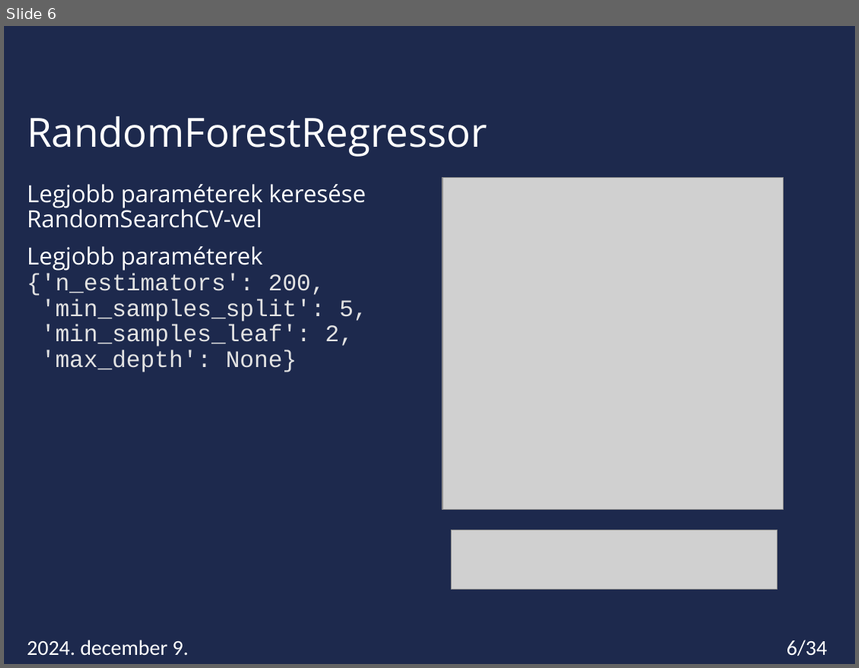
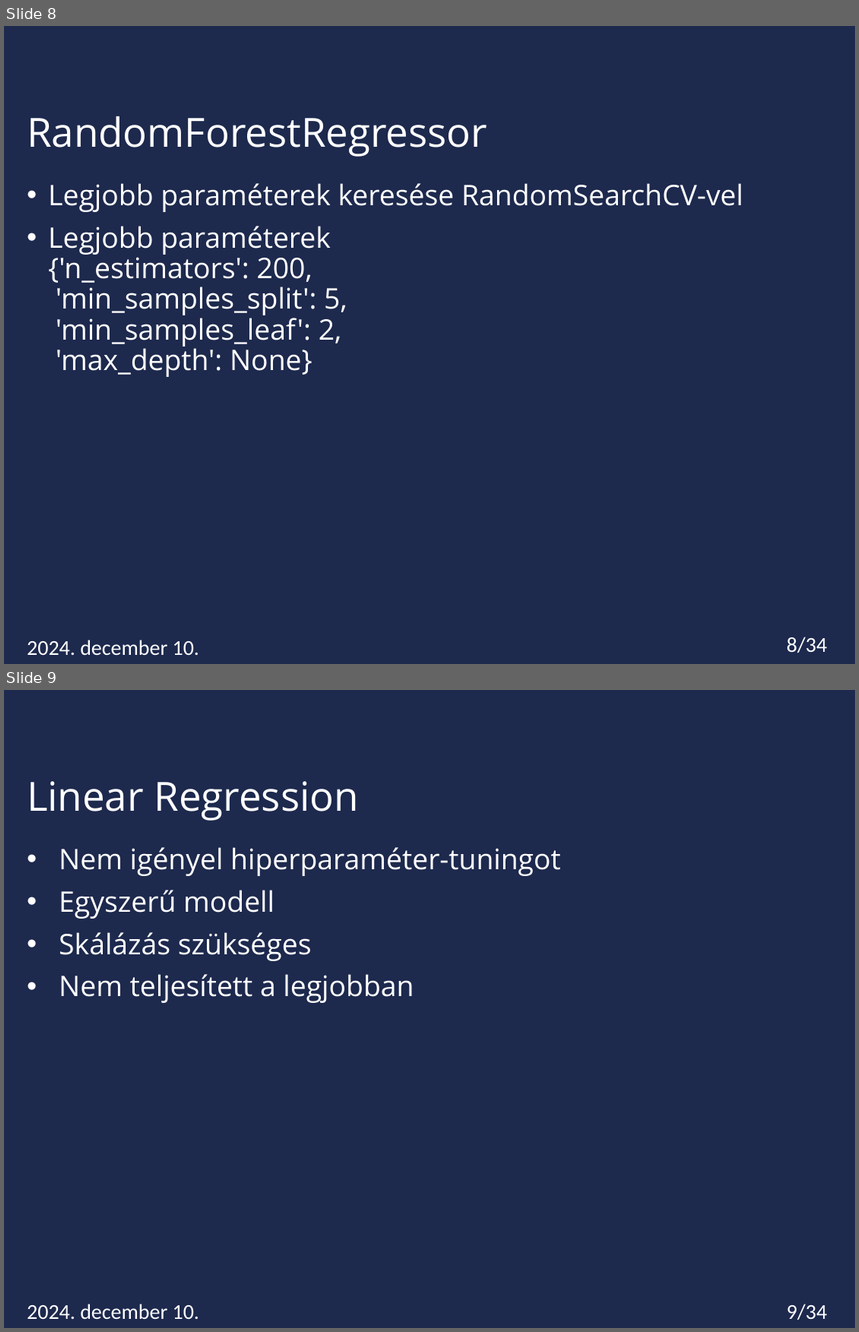
Before and after one commit to Miskota/Kaggle-laptop, a slide deck: laptop_regression.pptx. Shown one above the other, each under a label of ours: slide 6 before the commit, slides 8 and 9 after it. The pictures are 859x668 and 859x1332 pixels, drawn with LibreOffice and Linux fonts; fonts in the diff are those of the drawing; grey boxes stand for pictures; background and template pictures are left out. Boxes give left, top, right and bottom in pixels: in the first picture for what was removed or moved away, otherwise in the second. Text is boxed around its words. In the diff, an @@ line names an element or a change of style, - is before the commit and + after.

```diff
--- a/laptop_regression.pptx
+++ b/laptop_regression.pptx
@@ slide 9 added at [4, 690, 855, 1328], background #1D294D; not listed: 1 template element that a slide beside it also shows @@
@@ title added at [27, 781, 359, 821], 34 pt, text #FFFFFF @@
+Linear Regression
@@ text added at [59, 847, 561, 1003], 24 pt, text #FFFFFF @@
+• Nem igényel hiperparaméter-tuningot
+• Egyszerű modell
+• Skálázás szükséges
+• Nem teljesített a legjobban
@@ page number added at [787, 1304, 827, 1321], 18 pt, text #FFFFFF @@
+9/34
@@ what was slide 6 is now slide 8 @@
@@ slide 8 changed as well @@
@@ text "Legjobb paraméterek keresése RandomSearchCV-vel" at [48, 183, 743, 377]: size 20 to 24 pt; font Courier New to Open Sans, text colour #E3E3E3 to #FFFFFF in "{'n_estimators': 200, 'min_samples_split': 5, 'min_samples_l ..."; bullet none to • @@
@@ picture removed at [443, 177, 784, 509] @@
@@ picture removed at [452, 530, 778, 588] @@
@@ text at [27, 640, 199, 655]: text changed @@
-2024. december 9.
+2024. december 10.
@@ page number at [787, 637, 827, 654]: text changed @@
-6/34
+8/34
```
Also in this commit, not shown: 6 other slides changed, 4 other slides added, 2 slides removed, 7 other files.
